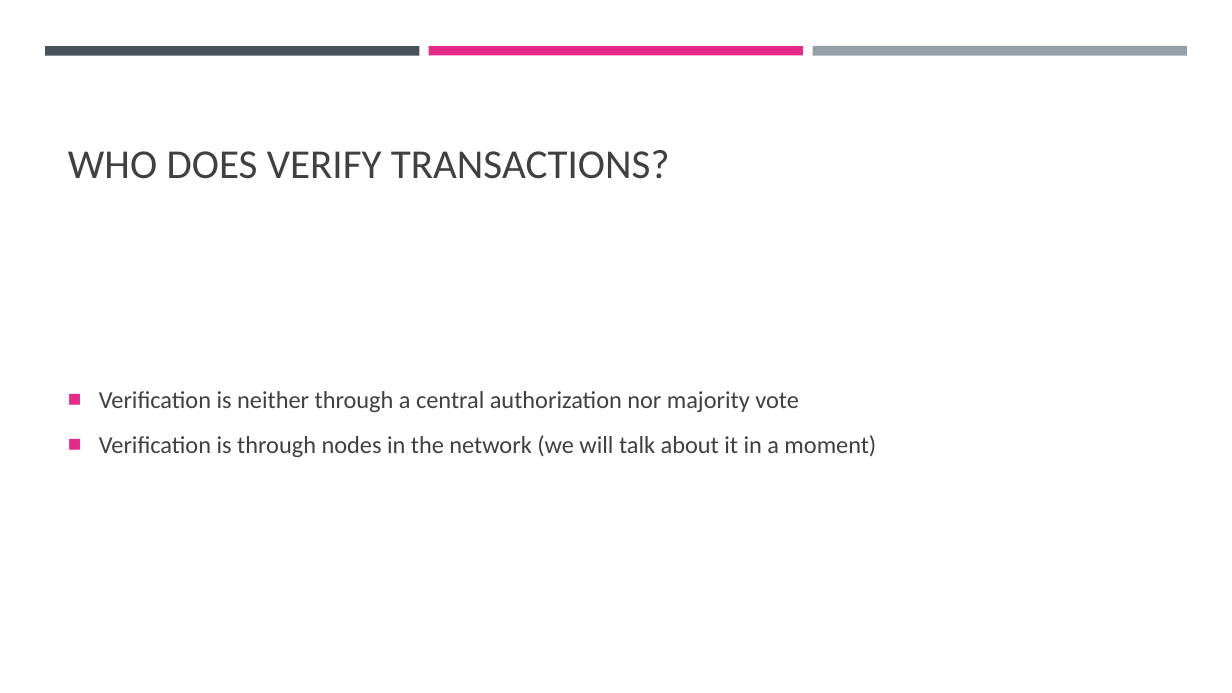
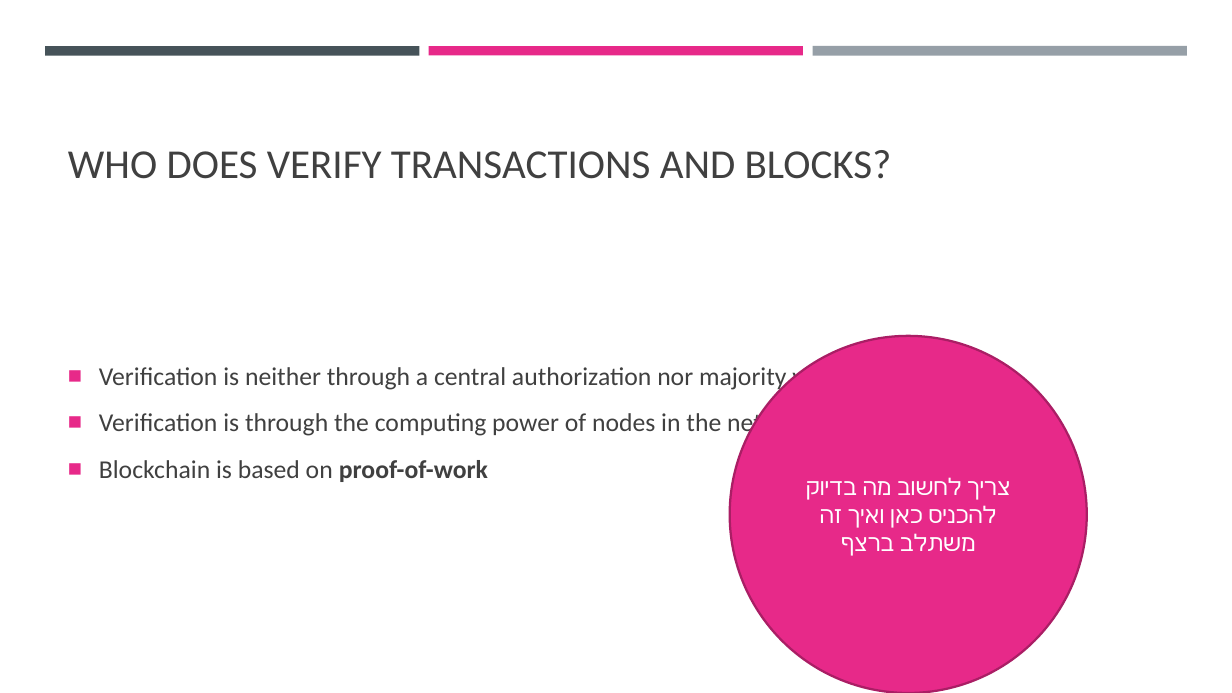
Before and after one commit to cyoni/bitcoin, a slide deck: slide 16 of bitcoin.pptx (slide 11 before the commit). Drawn at 1232x693 pixels with LibreOffice and Linux fonts; fonts in the diff are those of the drawing. Boxes give left, top, right and bottom in pixels: in the first picture for what was removed or moved away, otherwise in the second. Text is boxed around its words. In the diff, an @@ line names an element or a change of style, - is before the commit and + after.

```diff
--- a/bitcoin.pptx
+++ b/bitcoin.pptx
@@ title at (68,150,892,179): text changed @@
-WHO DOES VERIFY TRANSACTIONS?
+WHO DOES VERIFY TRANSACTIONS AND BLOCKS?
@@ ellipse added at (730,335,1088,693), fill #E72989, outline #AB1E65 1.75 pt, 18 pt, text #FFFFFF @@
+צריך לחשוב מה בדיוק להכניס כאן ואיך זה משתלב ברצף
@@ text at (99,364,838,391): size 19 to 20 pt in "Verification is neither through a central authorization ..." @@
@@ text at (99,411,814,482): text changed; size 19 to 20 pt @@
-■ Verification is through nodes in the network (we will talk about it in a moment)
+■ Verification is through the computing power of nodes in the network
+■ Blockchain is based on proof-of-work
```
Also in this commit, not shown: 25 other slides changed, 24 slides added, 3 slides removed.
